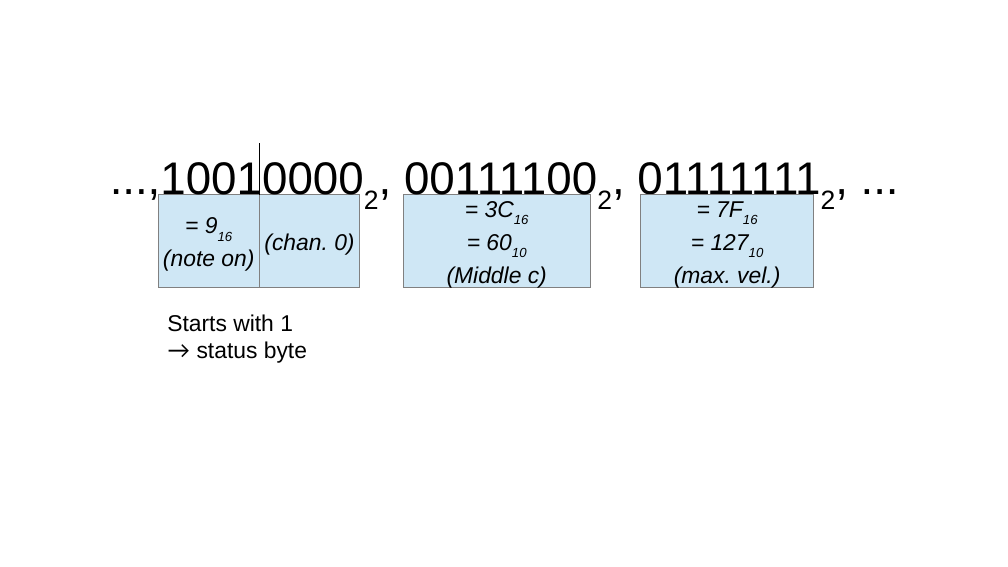
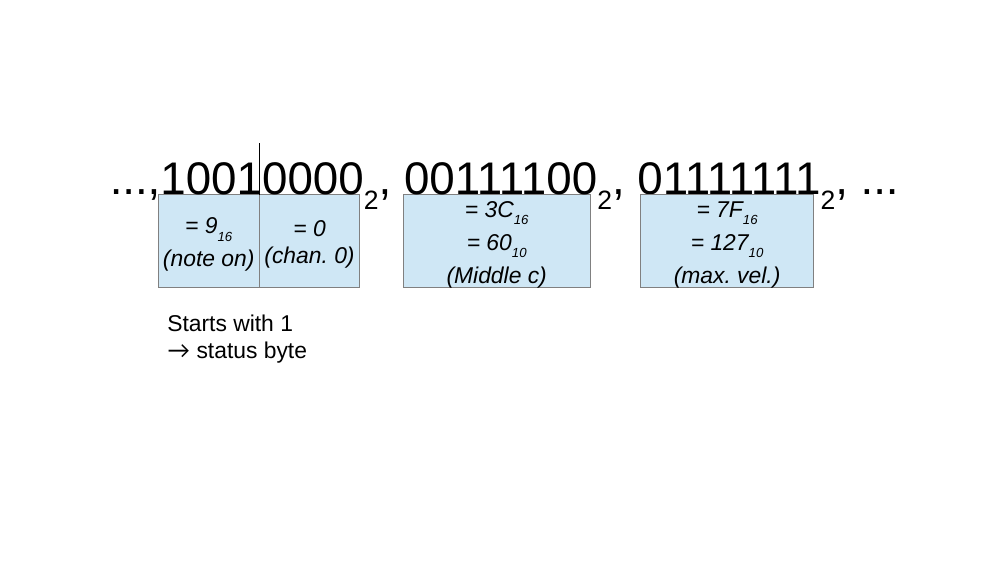
Before and after one commit to EsGeh/sgDevice, a slide deck: slide 7 of presentation/slides.odp. Drawn at 1008x567 pixels with LibreOffice and Linux fonts; fonts in the diff are those of the drawing; background and template pictures are left out. Boxes give left, top, right and bottom in pixels: in the first picture for what was removed or moved away, otherwise in the second. Text is boxed around its words. In the diff, an @@ line names an element or a change of style, - is before the commit and + after.

```diff
--- a/presentation/slides.odp
+++ b/presentation/slides.odp
@@ text in rectangle at (313, 220, 326, 237): paragraph added @@
+= 0
```
Also in this commit, not shown: 1 other slide changed.
